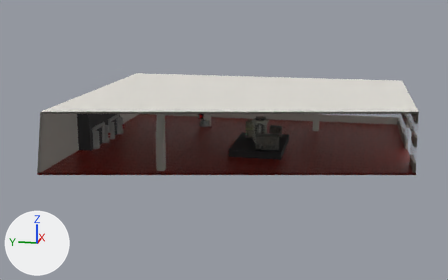
A saved change to the glTF model public/assets/nowhere-inner/mobile/inner-1.glb.
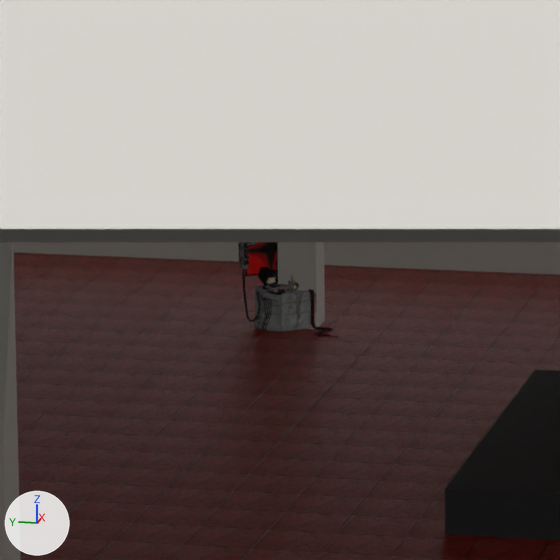
The first picture shows the older version from a 50 mm camera at (-71.7, -9.9, 18.7) aimed at (-0.9, 4.2, 1.1). The close-ups show the older and then the newer version on the part from 36% to 55% of the width and 28% to 57% of the height of that picture. Only the edits that show in the close-ups are written down. Arrows for +X, +Y and +Z are at lower left; the lights stay in place. Everything nearer to the camera than a plane just in front of the edit is cut away. Where no turn or scale is listed for an object, it has been applied to the vertices.

Objects in the first close-up: 'EX_dj', 'EX_plinth', 'IN_ceiling', 'IN_column_2', 'IN_column_3', 'IN_floor', 'IN_wall_e_0'.
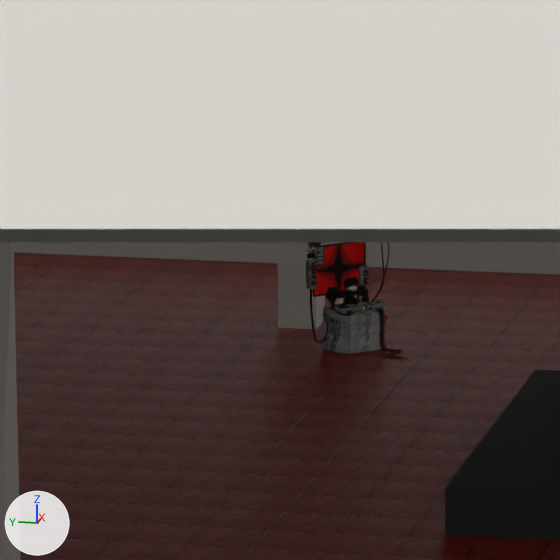
What differs and where, as boxes [x1, y1, x2, y2] in the close-ups (560 x 560 px):
'EX_dj', moved
    before: [238, 242, 338, 337]
    after: [304, 242, 409, 360]

The change, as a diff of the scene's bpy script:
```diff
--- a/public/assets/nowhere-inner/mobile/inner-1.glb.py
+++ b/public/assets/nowhere-inner/mobile/inner-1.glb.py
@@ ob_ex_dj @@
 ob_ex_dj = bpy.data.objects.new('EX_dj', me_ex_dj)
-ob_ex_dj.location = (10.5, 9.0, 1.2)
+ob_ex_dj.location = (8.8, 7.2, 1.2)
```
